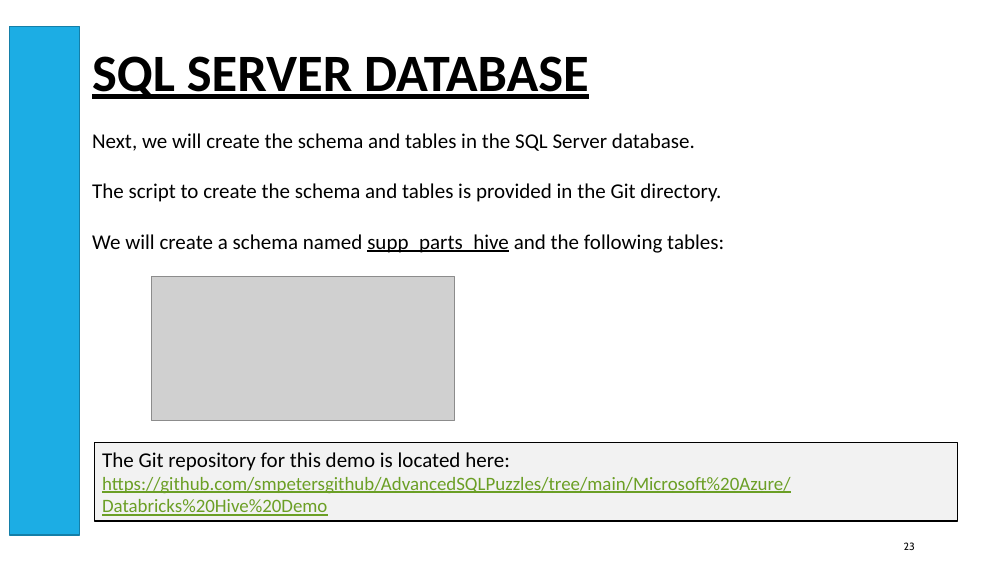
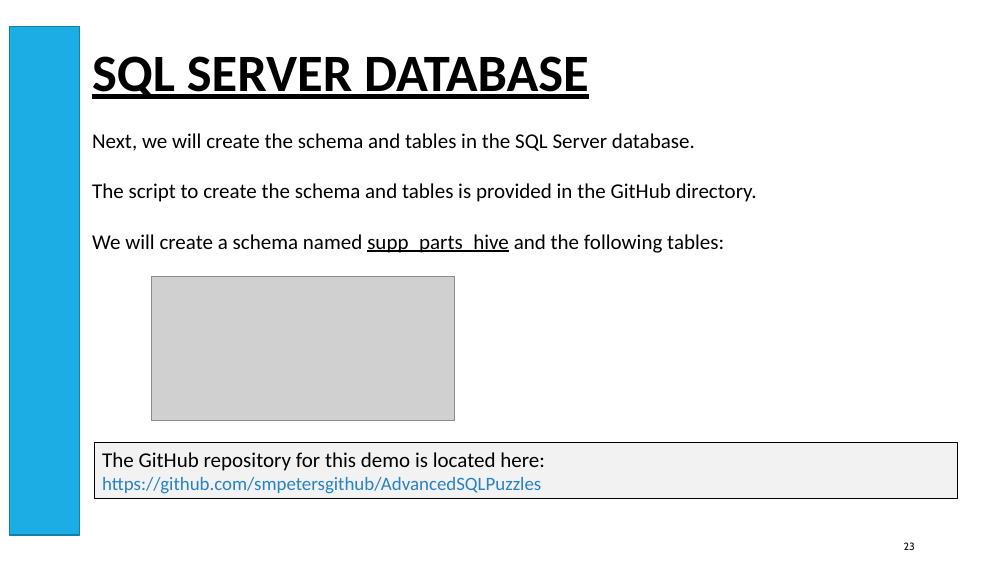
Before and after one commit to smpetersgithub/AdvancedSQLPuzzles, a slide deck: slide 23 of Database Tips and Tricks/Databricks Hive Demo/Azure Databricks Spark Hive Demo Powerpoint.pptx. Drawn at 1008x567 pixels with LibreOffice and Linux fonts; fonts in the diff are those of the drawing; grey boxes stand for pictures. Boxes give left, top, right and bottom in pixels: in the first picture for what was removed or moved away, otherwise in the second. Text is boxed around its words. In the diff, an @@ line names an element or a change of style, - is before the commit and + after.

```diff
--- a/Database Tips and Tricks/Databricks Hive Demo/Azure Databricks Spark Hive Demo Powerpoint.pptx
+++ b/Database Tips and Tricks/Databricks Hive Demo/Azure Databricks Spark Hive Demo Powerpoint.pptx
@@ text at [92,183,757,202]: text changed @@
-The script to create the schema and tables is provided in the Git directory.
+The script to create the schema and tables is provided in the GitHub directory.
@@ rectangle "The GitHub repository for this ...": place and size @@
-rectangle "The GitHub repository for this ..." at [95,442,958,521]
+rectangle "The GitHub repository for this ..." at [95,442,958,498]
@@ text in rectangle at [102,452,545,494]: text changed; text colour #6B9F25 to #2683C6 @@
-The Git repository for this demo is located here:
-https://github.com/smpetersgithub/AdvancedSQLPuzzles/tree/main/Microsoft%20Azure/Databricks%20Hive%20Demo
+The GitHub repository for this demo is located here:
+https://github.com/smpetersgithub/AdvancedSQLPuzzles
```
Also in this commit, not shown: 5 other slides changed, 1 other file.
